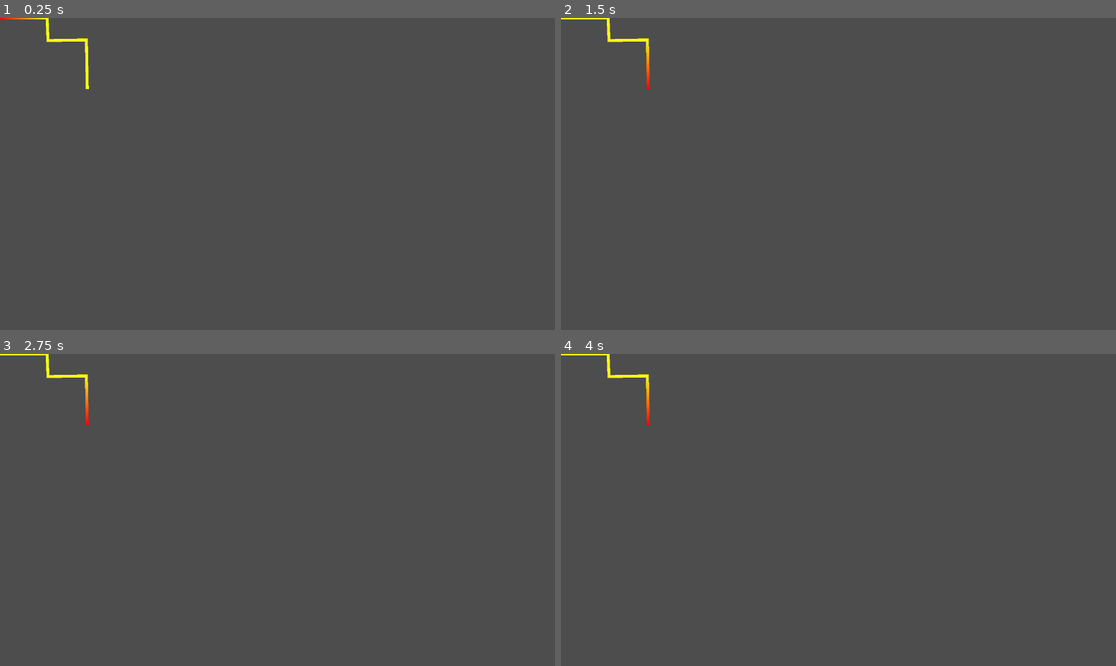
Above: before the commit, frames 1-4 (two rows, left to right).
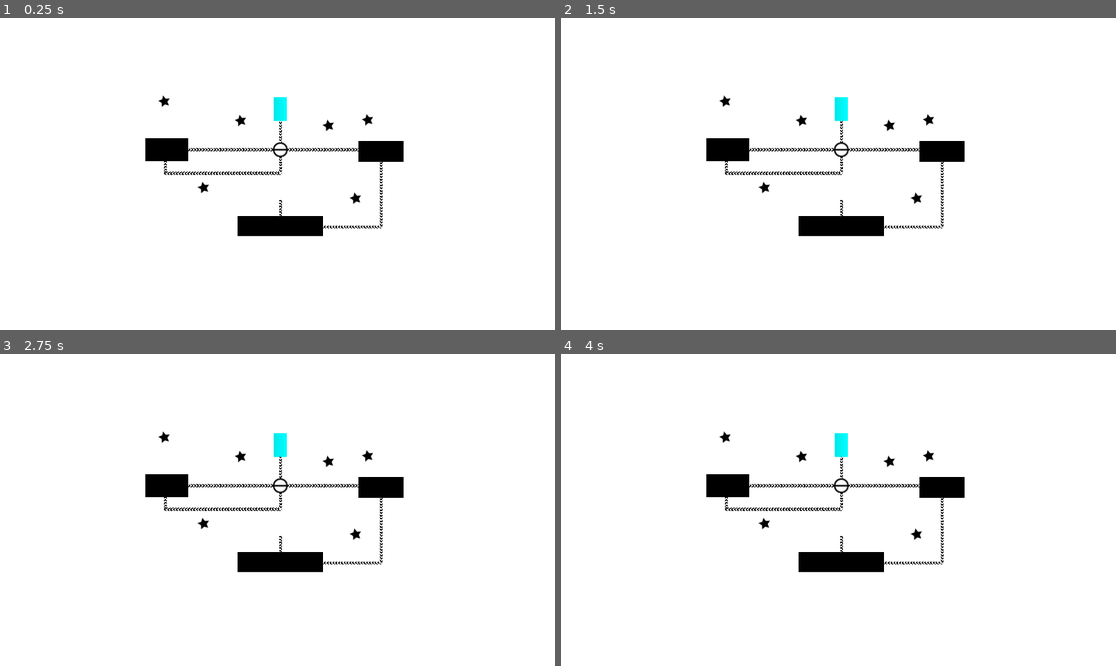
Above: after the commit, the same moments.

Repository: ChrisWoody/Test2dPuzzleGame
Game: Godot game, scene res://smaller_game_again.tscn
Same seed, same stepped clock (60 frames per second), same inputs: the game is played once before the commit and once after it. Before the commit the project starts from res://line_2d.tscn.
Inputs (mouse positions are in pixels of both pictures, inside the frame that each line leads up to):
- Up to frame 1 (0.25 s): no input
- Up to frame 2 (1.5 s): move the mouse to (960, 158) at 0.52 s; click (960, 158) at 0.67 s; move the mouse to (727, 189) at 1.27 s; click (727, 189) at 1.42 s
- Up to frame 3 (2.75 s): move the mouse to (333, 441) at 2.02 s; click (333, 441) at 2.17 s
- Up to frame 4 (4 s): tap Enter at 2.75 s; move the mouse to (810, 572) at 2.77 s; click (810, 572) at 2.92 s; tap Space at 3.5 s; move the mouse to (1005, 556) at 3.52 s; click (1005, 556) at 3.67 s

The runs differ from the first frame. In frame 1, 100% of the frame differs, in the area x 0-100%, y 0-100%; in frame 2, 100%; in frame 3, 100%; in frame 4, 100%.

Commit message:
Run and build the correct scene

Diff:
--- a/project.godot
+++ b/project.godot
@@ -11,7 +11,7 @@
 [application]
 
 config/name="Test2dPuzzleGame"
-run/main_scene="uid://11i0mtkuerol"
+run/main_scene="uid://c0vcp3wbc7df0"
 config/features=PackedStringArray("4.4", "GL Compatibility")
 config/icon="res://icon.svg"
 
